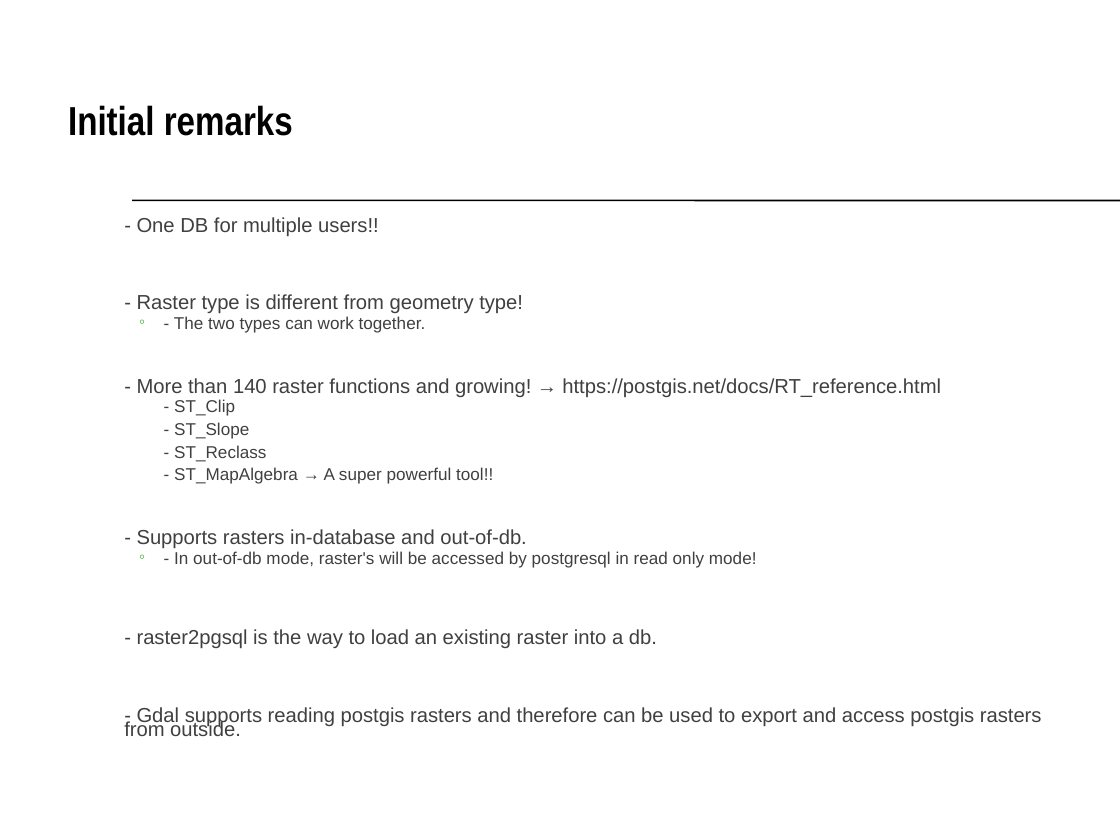
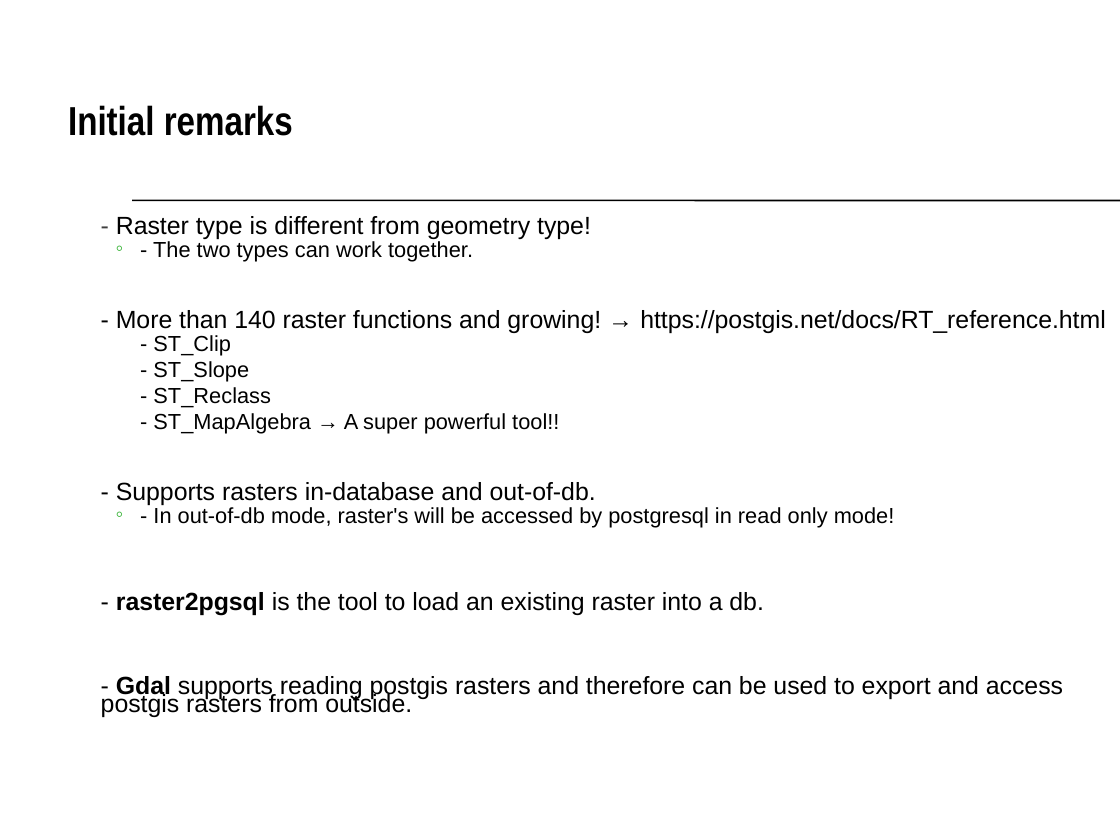
Before and after one commit to GIP-ITC-UniversityTwente/workshop-postgis-raster, a slide deck: slide 3 of presentation.ppt. Drawn at 1120x840 pixels with LibreOffice and Linux fonts; fonts in the diff are those of the drawing; background and template pictures are left out. Boxes give left, top, right and bottom in pixels: in the first picture for what was removed or moved away, otherwise in the second. Text is boxed around its words. In the diff, an @@ line names an element or a change of style, - is before the commit and + after.

Commit message:
new presentation

```diff
--- a/presentation.ppt
+++ b/presentation.ppt
@@ text "- Raster type is different ...": place and size @@
-text "- Raster type is different ..." at box(124, 217, 1042, 736)
+text "- Raster type is different ..." at box(101, 216, 1106, 717)
@@ text at box(101, 216, 1106, 717): size 13 to 16 pt in "- Raster type is different from geometry ...", "- More than 140 raster functions and ...", "- Supports rasters in-database and out-of-db.", "- Gdal supports reading postgis rasters and ..."; text colour #404040 to #000000 in "Raster type is different from geometry type!", "- The two types can work together.", "- More than 140 raster functions and ...", "- ST_Clip" and 6 more places; size 11 to 14 pt in "- The two types can work together.", "- ST_Clip", "- ST_Slope", "- ST_Reclass" and 2 more places; bold on in "Gdal" @@
@@ text at box(137, 217, 379, 236): paragraph removed @@
-  - One DB for multiple users!!
@@ text at box(116, 592, 763, 616): text changed; size 13 to 16 pt; text colour #404040 to #000000 @@
-  - raster2pgsql is the way to load an existing raster into a db.
+  - raster2pgsql is the tool to load an existing raster into a db.
```
Also in this commit, not shown: 3 other slides changed, 1 slide added, 1 slide removed, 1 other file.
